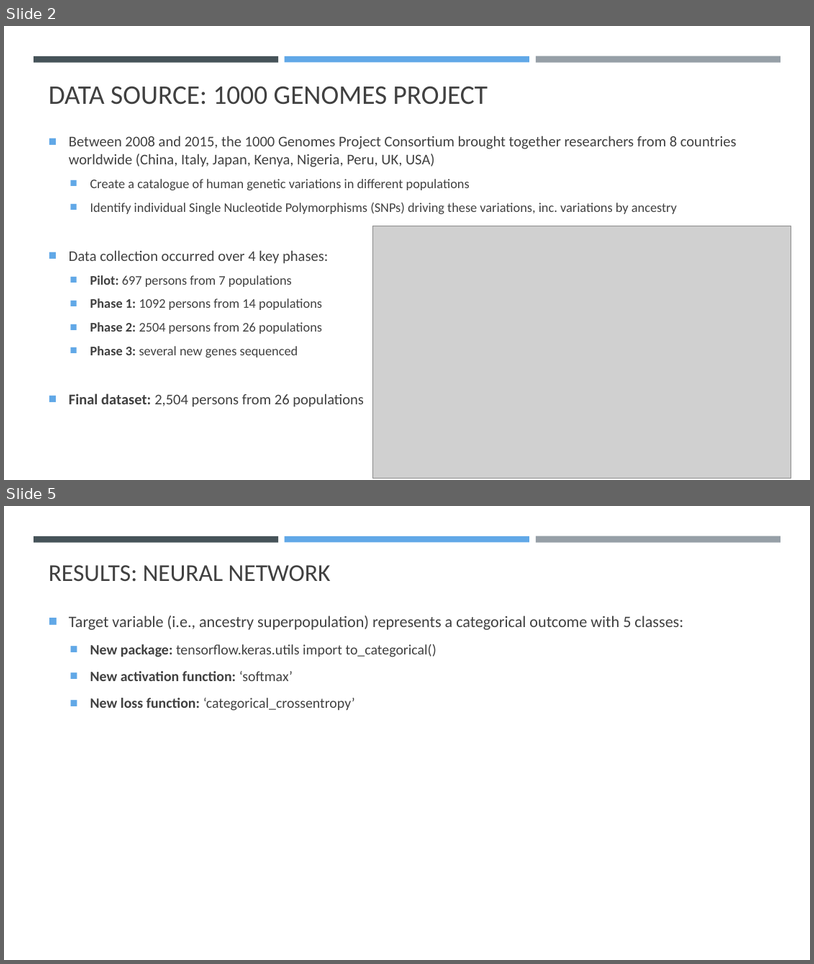
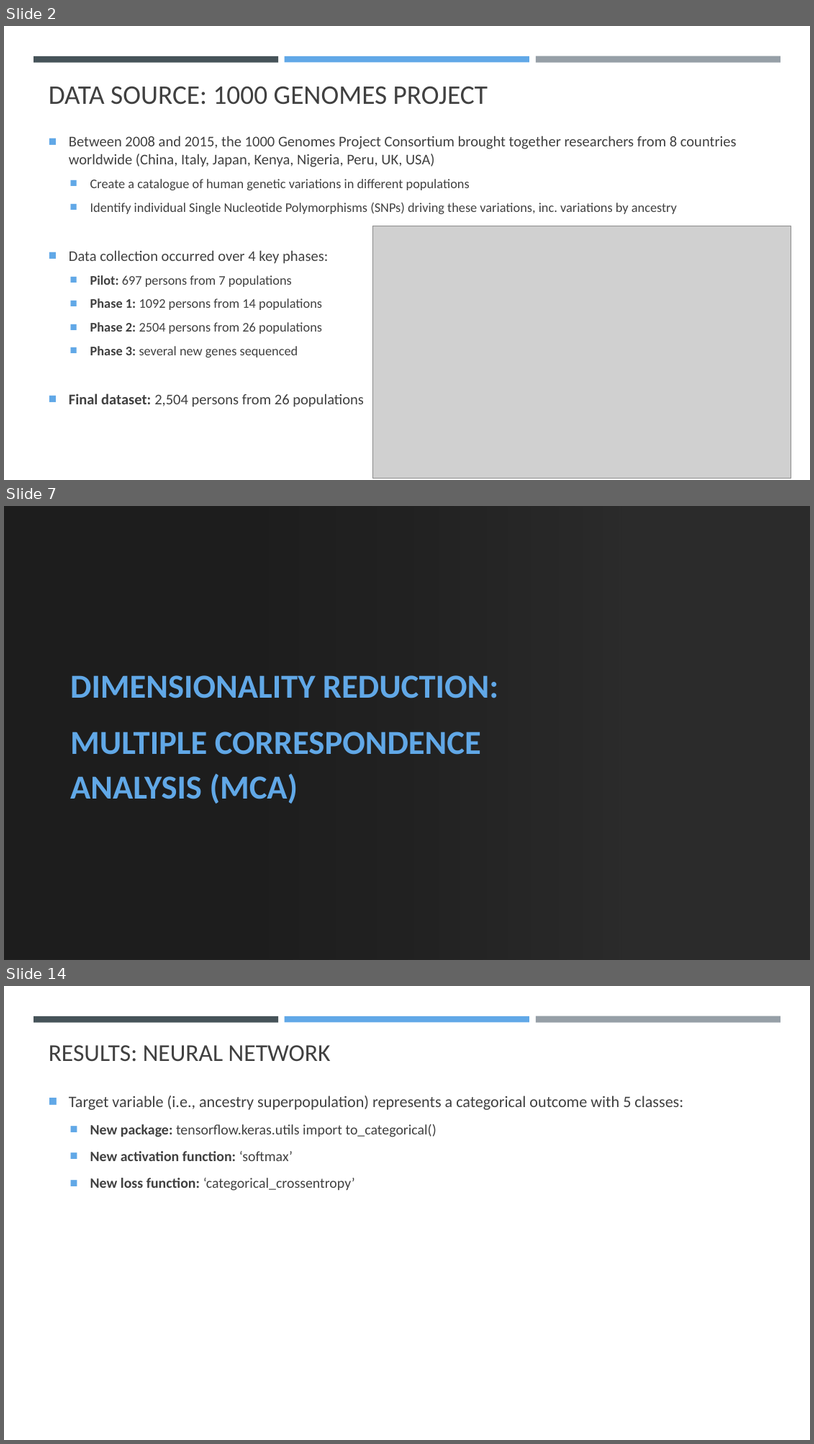
Before and after one commit to K-G-Witt/project4-team1, a slide deck: 1000genomes_Presentation.pptx. Shown one above the other, each under a label of ours: slides 2 and 5 before the commit, slides 2, 7 and 14 after it; the slides between them are not shown. The pictures are 814x964 and 814x1444 pixels, drawn with LibreOffice and Linux fonts; fonts in the diff are those of the drawing; grey boxes stand for pictures; background and template pictures are left out; a plain dark background stands for a picture behind light text. Boxes give left, top, right and bottom in pixels: in the first picture for what was removed or moved away, otherwise in the second. Text is boxed around its words. In the diff, an @@ line names an element or a change of style, - is before the commit and + after.

```diff
--- a/1000genomes_Presentation.pptx
+++ b/1000genomes_Presentation.pptx
@@ slide 7 added at (x1=4, y1=506, x2=810, y2=960), background picture (left out) @@
@@ rectangle added at (x1=4, y1=506, x2=810, y2=960), fill #FFFFFF @@
@@ rectangle added at (x1=4, y1=506, x2=622, y2=960), fill gradient #000000 @@
@@ subtitle added at (x1=70, y1=675, x2=499, y2=803), 40 pt, text #61A8E7, bold @@
+DIMENSIONALITY REDUCTION:
+MULTIPLE CORRESPONDENCE ANALYSIS (MCA)
@@ what was slide 5 is now slide 14 @@
```
Also in this commit, not shown: 1 slide changed, 9 other slides added, 1 slide removed.
